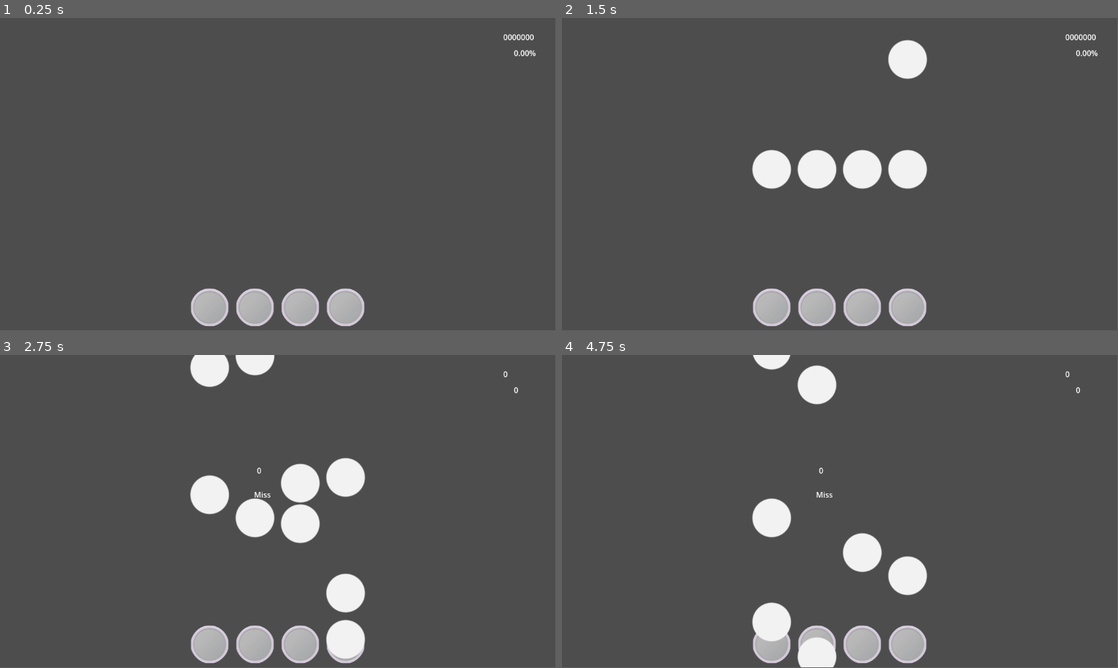
Above: before the commit, frames 1-4 (two rows, left to right).
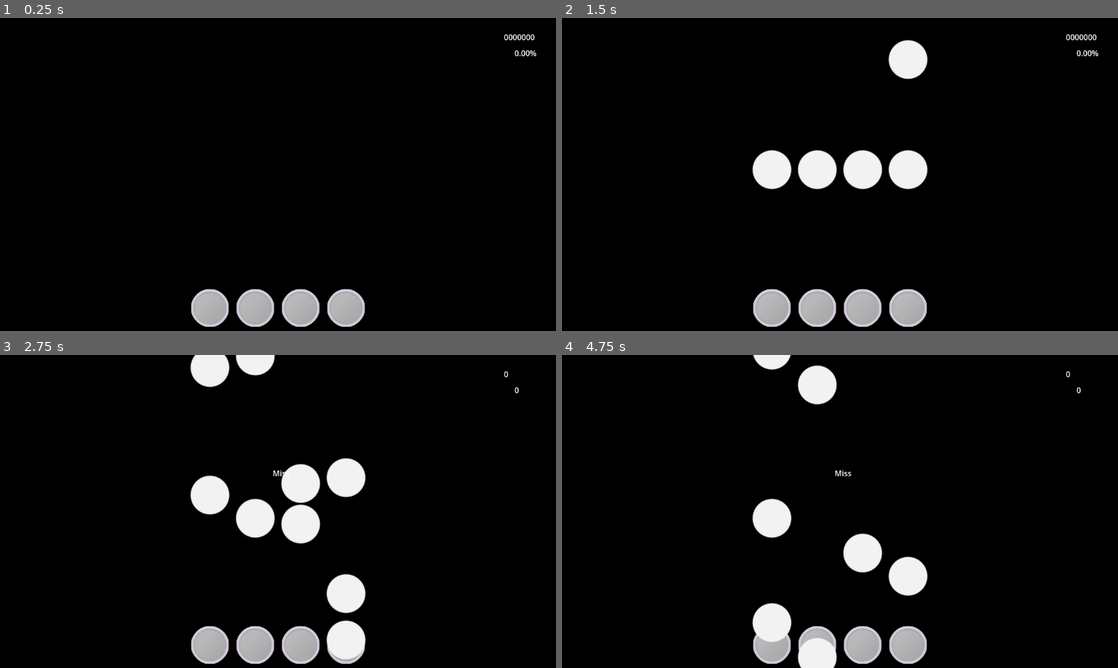
Above: after the commit, the same moments.

Repository: Rice-COMP-460-BB-Group/beatlaner-main
Game: Godot game, scene res://rhythm game/scenes/background.tscn
Same seed, same stepped clock (60 frames per second), same inputs: the game is played once before the commit and once after it.
Inputs:
- Up to frame 1 (0.25 s): no input
- Up to frame 2 (1.5 s): tap Enter at 0.5 s
- Up to frame 3 (2.75 s): no input
- Up to frame 4 (4.75 s): no input
The window is 799x449 before the commit and 800x450 after it. Grey fills any space a smaller window leaves; there, only what the larger window draws over its background counts as a difference.

The runs differ from the first frame. In frame 1, 97% of the frame differs, in the area x 0-100%, y 0-100%; in frame 2, 94%; in frame 3, 92%; in frame 4, 94%.

Commit message:
bigger screen and small clean up

Diff:
--- a/project.godot
+++ b/project.godot
@@ -18,6 +18,11 @@
 [autoload]
 
 Signals="*res://rhythm game/scenes/signals.gd"
+
+[display]
+
+window/size/mode=2
+window/stretch/mode="viewport"
 
 [input]
 
@@ -41,3 +46,7 @@
 "events": [Object(InputEventKey,"resource_local_to_scene":false,"resource_name":"","device":-1,"window_id":0,"alt_press …(192 unchanged characters)…
 ]
 }
+
+[rendering]
+
+environment/defaults/default_clear_color=Color(0, 0, 0, 1)
--- a/rhythm game/scenes/background.tscn
+++ b/rhythm game/scenes/background.tscn
@@ -42,6 +42,8 @@
 volume_db = -8.419
 autoplay = true
 
+[node name="Sprite2D" type="Sprite2D" parent="."]
+
 [connection signal="hit" from="mania-key" to="." method="_on_maniakey_hit" binds= ["type"]]
 [connection signal="hit" from="mania-key2" to="." method="_on_maniakey_hit" binds= ["type"]]
 [connection signal="hit" from="mania-key3" to="." method="_on_maniakey_hit" binds= ["type"]]
--- a/rhythm game/scenes/hud.gd
+++ b/rhythm game/scenes/hud.gd
@@ -28,7 +28,7 @@
 
 
 func Hit(type: String):
-	%HitStatus.text = type
+	%HitStatus.text = "[center]"+type+"[/center]"
 	if type == "Miss":
 		combo = 0
 	else:
@@ -37,5 +37,5 @@
 	acc_notes_total += 1
 	acc_notes_sum += accuracy_dict[type]
 	%Accuracy.text = str(acc_notes_sum / acc_notes_total)
-	%Combo.text = str(combo)
+	%Combo.text = "[center]"+str(combo)+"[/center]" if combo else ""
 	%Score.text = str(score)
--- a/rhythm game/scenes/hud.tscn
+++ b/rhythm game/scenes/hud.tscn
@@ -16,10 +16,11 @@
 
 [node name="HitStatus" type="RichTextLabel" parent="CanvasLayer"]
 unique_name_in_owner = true
-offset_left = 527.0
-offset_top = 278.0
-offset_right = 601.0
-offset_bottom = 312.0
+offset_left = 546.0
+offset_top = 233.0
+offset_right = 620.0
+offset_bottom = 267.0
+bbcode_enabled = true
 
 [node name="Score" type="RichTextLabel" parent="CanvasLayer"]
 unique_name_in_owner = true
@@ -39,7 +40,8 @@
 
 [node name="Combo" type="RichTextLabel" parent="CanvasLayer"]
 unique_name_in_owner = true
-offset_left = 533.0
-offset_top = 228.0
-offset_right = 573.0
-offset_bottom = 268.0
+offset_left = 564.0
+offset_top = 189.0
+offset_right = 604.0
+offset_bottom = 229.0
+bbcode_enabled = true
--- a/rhythm game/scenes/mania_notes.gd
+++ b/rhythm game/scenes/mania_notes.gd
@@ -6,6 +6,7 @@
 
 
 @export var speed = 12.0
+# 12 is best, 8 for casuals
 var init_y = -370.0
 
 var end = 290
